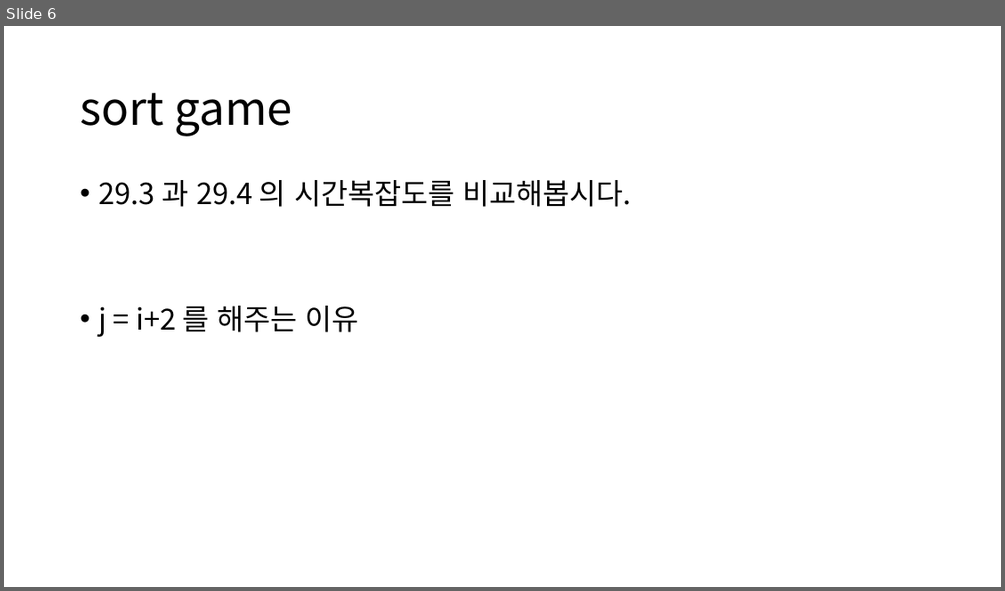
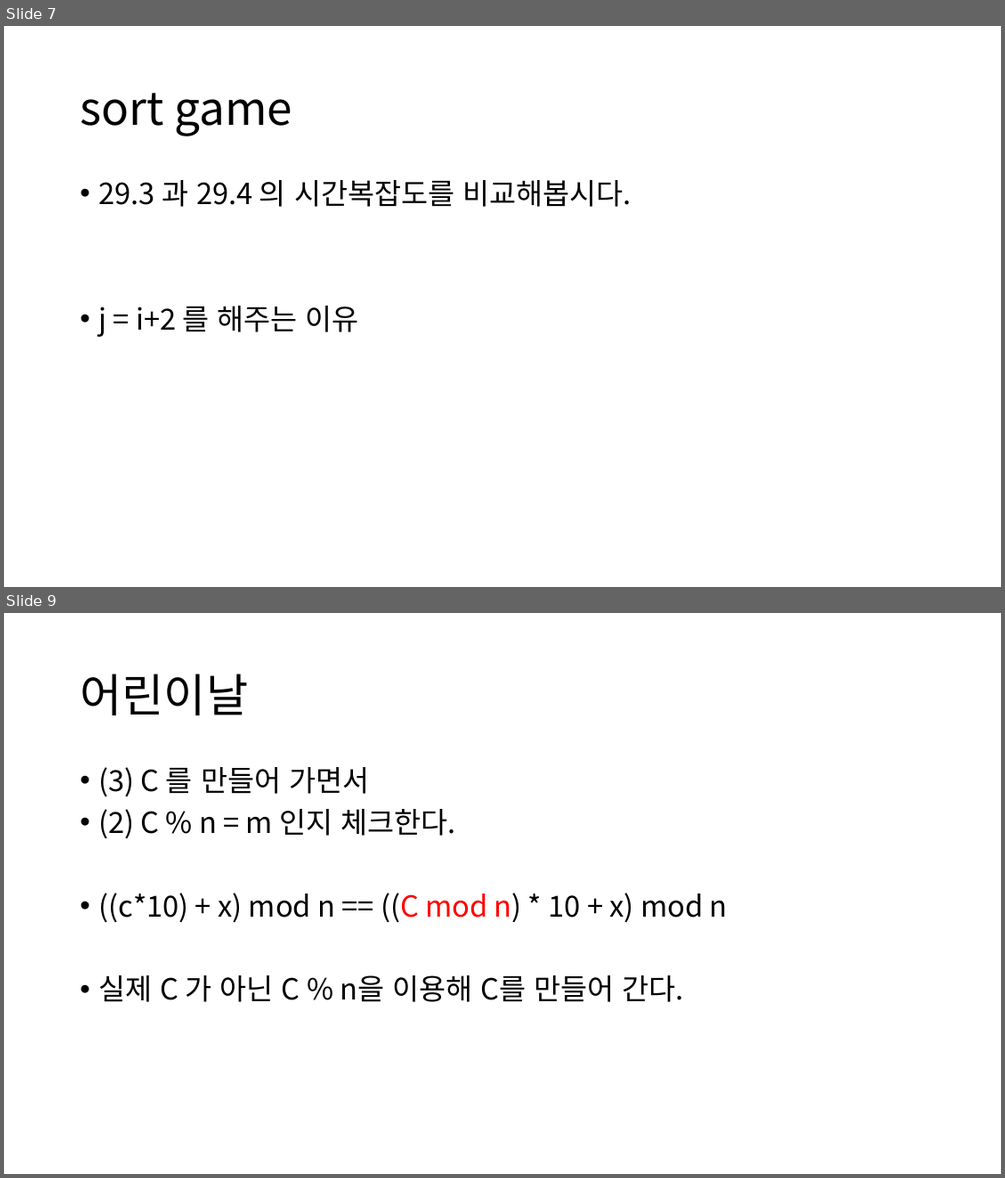
Before and after one commit to ALGOSOPT/algosopt, a slide deck: Chapter29/bfs.pptx. Shown one above the other, each under a label of ours: slide 6 before the commit, slides 7 and 9 after it; the slides between them are not shown. The pictures are 1005x591 and 1005x1178 pixels, drawn with LibreOffice and Linux fonts; fonts in the diff are those of the drawing. Boxes give left, top, right and bottom in pixels: in the first picture for what was removed or moved away, otherwise in the second. Text is boxed around its words. In the diff, an @@ line names an element or a change of style, - is before the commit and + after.

```diff
--- a/Chapter29/bfs.pptx
+++ b/Chapter29/bfs.pptx
@@ slide 9 added at [4, 613, 1001, 1174], background #FFFFFF @@
@@ title added at [80, 674, 248, 715], 44 pt, text #000000 @@
+어린이날
@@ text added at [98, 767, 728, 1002], 28 pt, text #000000 @@
+• (3) C 를 만들어 가면서
+• (2) C % n = m 인지 체크한다.
+• ((c*10) + x) mod n == ((C mod n) * 10 + x) mod n
+• 실제 C 가 아닌 C % n을 이용해 C를 만들어 간다.
@@ what was slide 6 is now slide 7 @@
```
Also in this commit, not shown: 2 slides changed, 7 other slides added, 1 slide removed.
